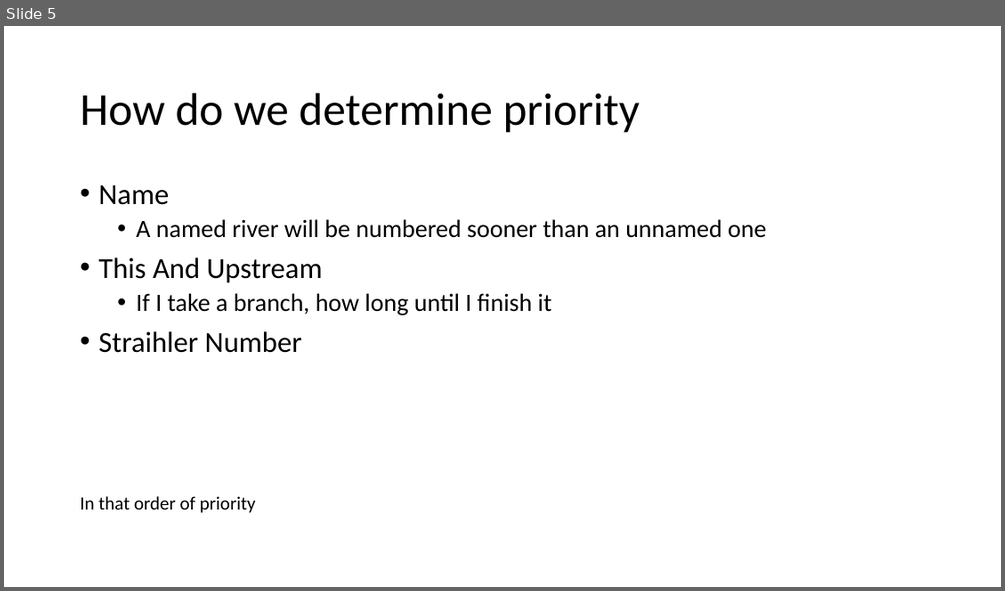
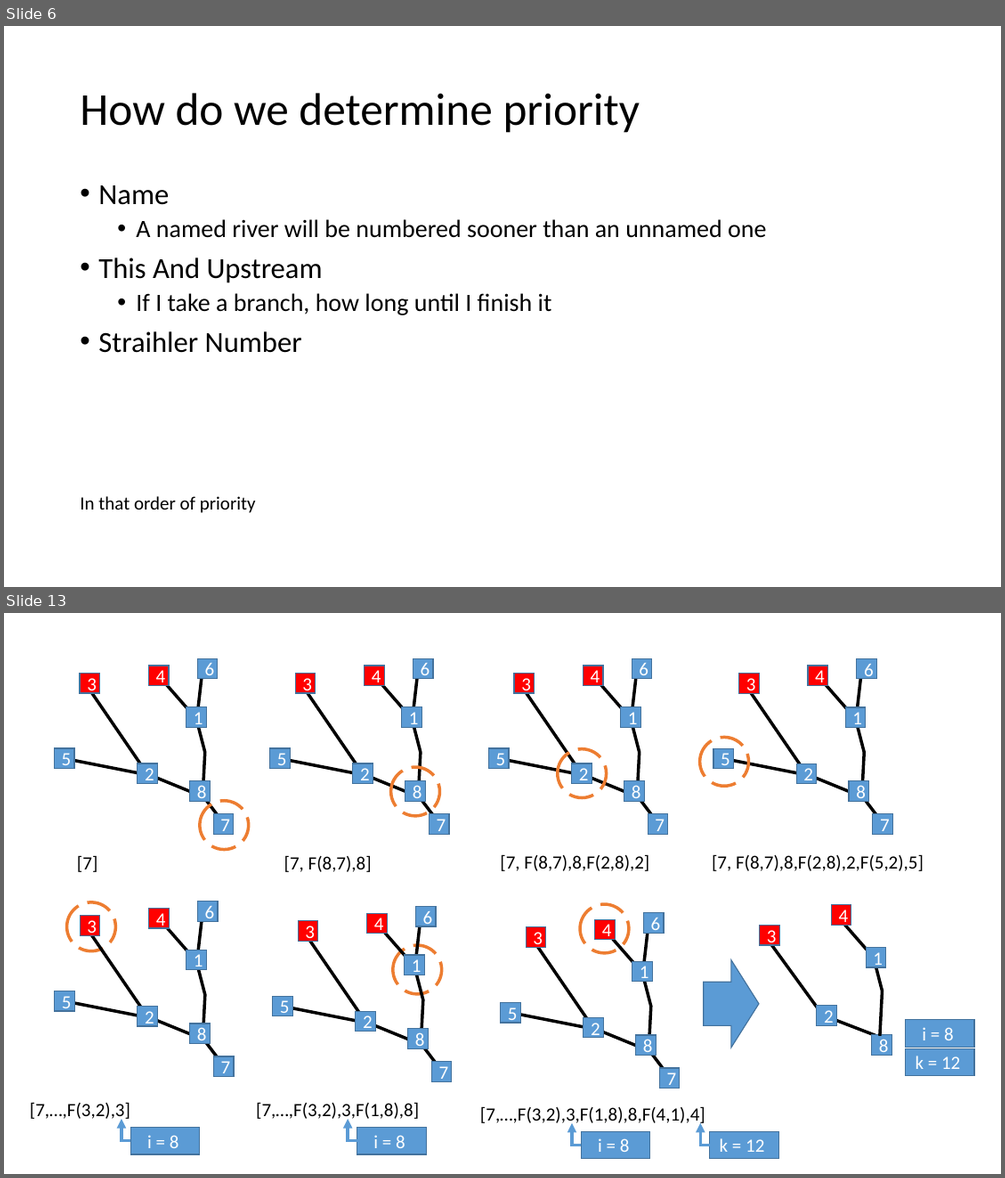
Before and after one commit to marsmith/Site-Maker-Back-End, a slide deck: Presentation.pptx. Shown one above the other, each under a label of ours: slide 5 before the commit, slides 6 and 13 after it; the slides between them are not shown. The pictures are 1005x591 and 1005x1178 pixels, drawn with LibreOffice and Linux fonts; fonts in the diff are those of the drawing. Boxes give left, top, right and bottom in pixels: in the first picture for what was removed or moved away, otherwise in the second. Text is boxed around its words. In the diff, an @@ line names an element or a change of style, - is before the commit and + after.

Commit message:
Presentation update

```diff
--- a/Presentation.pptx
+++ b/Presentation.pptx
@@ slide 13 added at [4, 613, 1001, 1174], background #FFFFFF @@
@@ group added at [54, 658, 249, 872]: 8 rectangles, 4 freeform shapes, 1 ellipse, 1 text @@
+3
+5
+2
+1
+4
+6
+8
+7
+[7]
@@ group added at [270, 658, 449, 872]: 8 rectangles, 4 freeform shapes, 1 ellipse, 1 text @@
+3
+5
+2
+1
+4
+6
+8
+7
+[7, F(8,7),8]
@@ group added at [488, 658, 668, 871]: 8 rectangles, 4 freeform shapes, 1 ellipse, 1 text @@
+3
+5
+2
+1
+4
+6
+8
+7
+[7, F(8,7),8,F(2,8),2]
@@ group added at [700, 658, 923, 871]: 8 rectangles, 4 freeform shapes, 1 ellipse, 1 text @@
+3
+5
+2
+1
+4
+6
+8
+7
+[7, F(8,7),8,F(2,8),2,F(5,2),5]
@@ group added at [704, 905, 974, 1076]: 7 rectangles, 2 freeform shapes, 1 right arrow @@
+3
+2
+8
+1
+4
+i = 8
+k = 12
@@ group added at [30, 900, 234, 1153]: 9 rectangles, 4 freeform shapes, 1 ellipse, 1 text, 1 elbow arrow @@
+3
+5
+2
+1
+4
+6
+8
+7
+[7,…,F(3,2),3]
+i = 8
@@ group added at [256, 906, 452, 1153]: 9 rectangles, 4 freeform shapes, 1 ellipse, 1 text, 1 elbow arrow @@
+3
+5
+2
+1
+4
+6
+8
+7
+[7,…,F(3,2),3,F(1,8),8]
+i = 8
@@ group added at [480, 904, 778, 1159]: 10 rectangles, 4 freeform shapes, 2 elbow arrows, 1 ellipse, 1 text @@
+3
+5
+2
+1
+4
+6
+8
+7
+[7,…,F(3,2),3,F(1,8),8,F(4,1),4]
+i = 8
+k = 12
@@ what was slide 5 is now slide 6 @@
```
Also in this commit, not shown: 2 slides changed, 11 other slides added, 1 slide removed, 7 other files.
